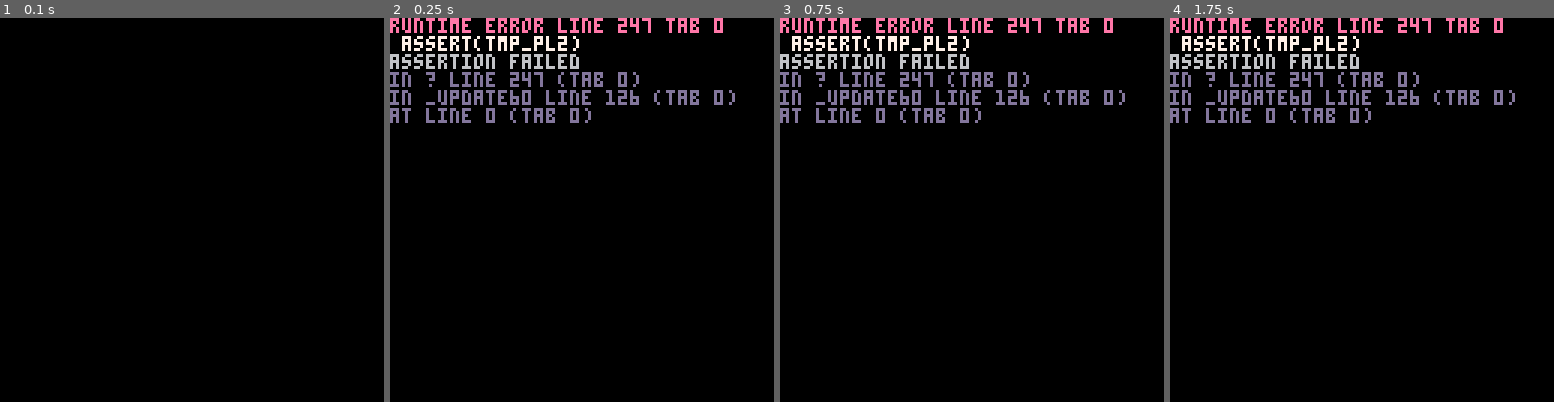
Above: before the commit, frames 1-4 (left to right).
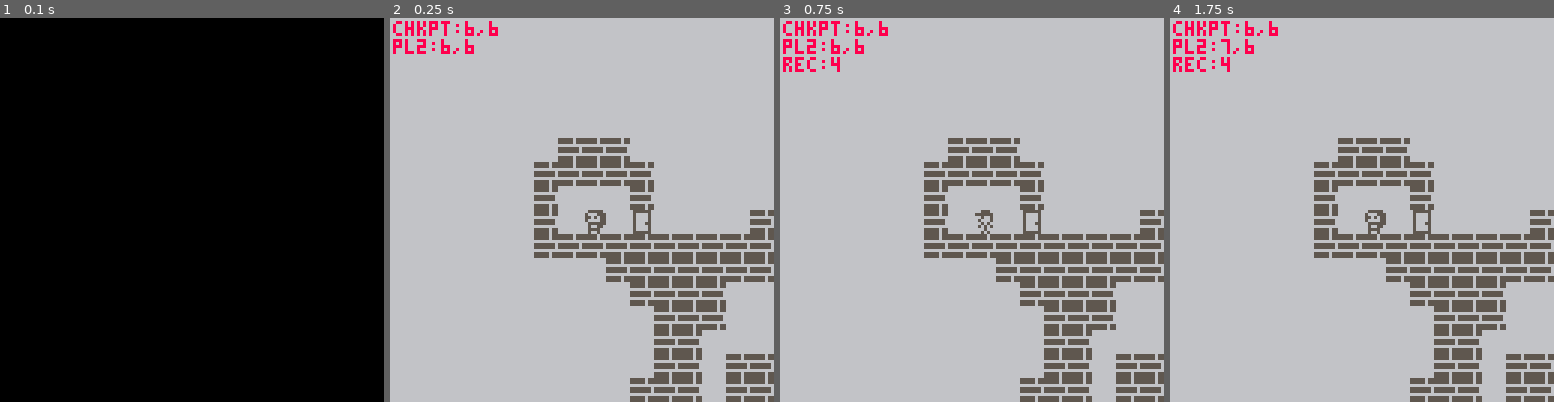
Above: after the commit, the same moments.

Repository: krscott/blockdudette
Game: PICO-8 cartridge blockdudette.p8
Same seed, same stepped clock (60 frames per second), same inputs: the game is played once before the commit and once after it.
Inputs:
- Up to frame 1 (0.1 s): no input
- Up to frame 2 (0.25 s): no input
- Up to frame 3 (0.75 s): tap X (X key) at 0.33 s; tap O (Z key) at 0.7 s
- Up to frame 4 (1.75 s): tap X (X key) at 1.07 s; hold Right from 1.6 s (still down); tap O (Z key) at 1.7 s

Frame 1 is identical in both runs. In frame 2, 99% of the frame differs, in the area x 0-100%, y 0-100%; in frame 3, 99%; in frame 4, 99%.
Error before the commit: runtime error line 247 tab 0; assert(tmp_pl2); assertion failed

Commit message:
Refactor block logic

Diff:
--- a/blockdudette.p8
+++ b/blockdudette.p8
@@ -201,7 +201,6 @@
 		x=plxy.x,
 		y=plxy.y,
 		right=false, --face right
-		carry={}, --carry stack
 		hidden=false,
 		input=input({})
 	})
@@ -239,6 +238,25 @@
 		return swap_players(state)
 	end
 
+	local tmppl2
+	if is_carrying(pl,pl2,blocks)
+		 then
+		-- hacky way to carry
+		--todo: generalize to all pls
+		tmppl2=cp(pl2,{
+			input=cp(pl2.input,{
+				h=pl.input.h
+			})
+		})
+	else
+		tmppl2=pl2
+	end
+
+	npls,nblx=next_pls_blx(
+		{pl,tmppl2},blocks
+	)
+
+	--[[
 	--todo: cleanup
 	local pl2_carried=
 		is_carrying(pl,pl2)
@@ -267,10 +285,15 @@
 			y=carry_top_y(npl)
 		})
 	end
-
-	local npl2=cp(tmp_pl2,{
+	--]]
+
+	local npl=npls[1]
+	local npl2=cp(npls[2],{
 		input=input({})
 	})
+	assert(npl)
+	assert(npl2)
+	assert(nblx)
 
 	debug("pl2",
 		npl2.x..","..npl2.y)
@@ -356,10 +379,10 @@
   	)
 
   	-- carry block sprite
-  	for i,obj in pairs(pl.carry)
+  	for i=1,num_carry(pl,blx)
   			do
   		spr(
-  			obj.s,
+  			sp_block,
   			g2w(pl.x),g2w(pl.y-i)
   		)
   	end
@@ -395,22 +418,32 @@
 		)
 end
 
-function fall(blx,xy)
+function fall(blx,pls,o)
 	-- drop object to ground
-	local x=xy.x
-	local y=xy.y
-
-	if is_air(blx,x,y+1) then
-		return fall(blx,
-			cp(xy,{y=y+1}))
-	else
-		return xy
-	end
+	local x=o.x
+	local y=o.y
+
+	-- stop if not air
+	if not is_air(blx,x,y+1) then
+		return o
+	end
+
+	-- stop if hit player
+	for pl in all(pls) do
+		if pl.x==o.x and pl.y==o.y
+				then
+			return o
+		end
+	end
+
+	-- continue falling
+	return fall(blx,pls,
+		cp(o,{y=y+1}))
 end
 
 function try_pickup(pl,blx)
-	if #pl.carry>0 then
-		return pl,blx
+	if is_carry_bl(pl,blx) then
+		return blx
 	end
 
 	local pu_x=pickup_x(pl)
@@ -419,49 +452,107 @@
 			and is_air(blx,pu_x,pl.y-1)
 			and is_air(blx,pl.x,pl.y-1)
 			then
-		return cp(pl,{
-			carry={{s=sp_block}}
-		}),clr2d(blx,pu_x,pl.y)
-	else
-		return pl,blx
-	end
-end
-
-function try_drop(pl,blx)
-	if #pl.carry==0 then
-		return pl,blx
+		return set2d(
+			clr2d(blx,pu_x,pl.y),
+			pl.x,
+			pl.y-1,
+			true
+		)
+	else
+		return blx
+	end
+end
+
+function try_drop(pl,blx,pls)
+	local ncarry=num_carry(pl,blx)
+
+	if ncarry==0	then
+		return blx
 	end
 
 	local pu_x=pickup_x(pl)
 
 	-- check if enough room for
 	-- entire stack
-	for i,obj in pairs(pl.carry)
-			do
+	for i=1,ncarry	do
   if not
   			is_air(blx,pu_x,pl.y-i)
   		then
   	-- can't drop
-  	return pl,blx
+  	return blx
   end
 	end
 
 	-- drop each block one by one
 	local tmp_blx=blx
-	for i,obj in pairs(pl.carry)
-			do
-		local xy=fall(tmp_blx,{
+	for i=1,ncarry	do
+		local xy=fall(tmp_blx,pls,{
 			x=pu_x,y=pl.y-i
 		})
-		tmp_blx=
-			set2d(blx,xy.x,xy.y,true)
-	end
-
-	-- clear carry stack
-	return cp(pl,{carry={}}),
-	 tmp_blx
-end
-
+		tmp_blx=set2d(
+			clr2d(blx,pl.x,pl.y-i),
+			xy.x,
+			xy.y,
+			true
+		)
+	end
+
+	return tmp_blx
+end
+
+function is_carry_bl(o,blx)
+	return get2d(blx,o.x,o.y-1)
+end
+
+function num_carry(o,blx)
+	if is_carry_bl(o,blx) then
+		return 1+num_carry(
+			{
+				x=o.x,
+				y=o.y-1
+			},
+			blx
+		)
+	else
+		return 0
+	end
+end
+
+function next_pls_blx(pls,blx)
+	--todo: make functional
+	-- pls and blx not const
+	for i,pl in pairs(pls) do
+		local inp=pl.input
+
+		if inp.v>0 then
+ 		if is_carry_bl(pl,blx) then
+ 			blx=try_drop(pl,blx,pls)
+		 	assert(blx)
+ 		else
+ 			blx=try_pickup(pl,blx)
+		 	assert(blx)
+ 		end
+		elseif inp.h!=0
+				or inp.v!=0 then
+			local dx,dy=next_dxy(pl,inp)
+			local npl,nblx=pl_move(
+				pl,blx,dx,dy)
+
+			pls=cp(pls,{
+				[i]=cp(npl,{
+					right=next_right(pl,inp.h)
+				})
+			})
+			blx=nblx
+	 	assert(pls)
+	 	assert(blx)
+ 	end
+	end
+
+	return pls,blx
+end
+
+--[[
 function next_pl_blx(
 	pl,pl2,blx
 )
@@ -490,6 +581,7 @@
 	end
 
 end
+--]]
 
 function next_dxy(pl,inp)
 	-- find dx,dy based on input.
@@ -508,6 +600,7 @@
 	return dx,dy
 end
 
+--[[
 function all_carry(pl,pl2)
 	local out=pl.carry
 	if pl2!=nil then
@@ -526,7 +619,9 @@
 	end
 	return out
 end
-
+--]]
+
+--[[
 function all_blocks(blx,pl)
 	local out=blx
 	if pl!=nil then
@@ -539,43 +634,40 @@
 	end
 	return out
 end
+--]]
 
 function pl_move(
-		pl,blx,dx,dy,pl2
+		pl,blx,dx,dy
 )
-	-- add pl2 carry to blx
-	local allblx=all_blocks(
-		blx,pl2
-	)
-	local allcarry=all_carry(
-		pl,pl2
-	)
+	--todo: make functional
+	-- blx is not const
 
 	-- is target space blocked?
-	if not is_walkable(allblx,
+	if not is_walkable(blx,
 				pl.x+dx,pl.y+dy
 			) then
 		-- no update
-		return pl
-	end
+		return pl,blx
+	end
+
+	local ncarry=num_carry(pl,blx)
 
 	-- is taget space have enough
 	-- room for carry stack?
-	for i,obj in pairs(allcarry)
-			do
-		if not is_walkable(allblx,
+	for i=1,ncarry	do
+		if not is_walkable(blx,
  				pl.x+dx,pl.y+dy-i
  			) then
  		-- no update
- 		return pl
+ 		return pl,blx
  	end
 
  	if dy<0
- 			and not is_walkable(allblx,
+ 			and not is_walkable(blx,
  				pl.x,pl.y-i-1
  			) then
  		-- no update
- 		return pl
+ 		return pl,blx
  	end
 	end
 
@@ -592,10 +684,20 @@
 	--]]
 
 	-- move player
-	return pl_fall(cp(pl,{
+	local npl=pl_fall(cp(pl,{
 		x=pl.x+dx,
 		y=pl.y+dy
-	}),allblx)
+	}),blx)
+
+	-- move blocks
+	for i=1,ncarry do
+		blx=clr2d(blx,pl.x,pl.y-i)
+		blx=set2d(
+			blx,npl.x,npl.y-i,true
+		)
+	end
+
+	return npl,blx
 end
 
 function pl_fall(pl,blx)
@@ -706,20 +808,15 @@
 	return tmp_st
 end
 
-function is_carrying(pa,pb)
-	if #pa.carry==0 then
-		return false
-	else
-		return (
-			pa.x==pb.x
-			and carry_top_y(pa)==pb.y
-		)
-	end
-end
-
-function carry_top_y(pl)
-	return pl.y-#pl.carry-1
-end
+function is_carrying(pa,pb,blx)
+	assert(blx)
+	local ncarry=num_carry(pa,blx)
+	return (
+		pa.x==pb.x
+		and pa.y-ncarry-1==pb.y
+	)
+end
+
 -->8
 -- events
 
@@ -785,7 +882,6 @@
 			x=b.x,
 			y=b.y,
 			s=b.s,
-			carry=b.carry,
 			right=b.right,
 		})
 	end
@@ -816,7 +912,6 @@
 				x=x,
 				y=y,
 				hidden=false,
-				carry=carry,
 			})
 		})
 	elseif evt.frame>=last_fr then
@@ -1182,7 +1277,7 @@
 10101010101010101010101010101010101010101010101010101010101010101010101010101010101010101010101010101010101010101010101010101010
 10101010101010101010101010101010101010101010101010101030101010102020202010501010101010101010101010101010101010101010102020101010
 10101010101010101010101010101010101010101010101010101010101010101010101010101010101010101010101010101010101010101010101030101010
-10101010101010101010103010334010101010101010101010102020201010102020202020201010101010101010101010101010101010101010102020101010
+10101010101010101010103010331010101010101010101010102020201010102020202020201010101010101010101010101010101010101010102020101010
 10101010101010101010101010101010101010101010101010101010101010101010101010101010101010101010101010101010101010101010102020202020
 20202020201020101043202020202010102010101010202010101010101010102020202020201010101010101010101010101010101010101010102020101010
 10101010101010101010101010101010101010101010101010101010101010101010101010101010101010101010101010101010101010101010101020202020
